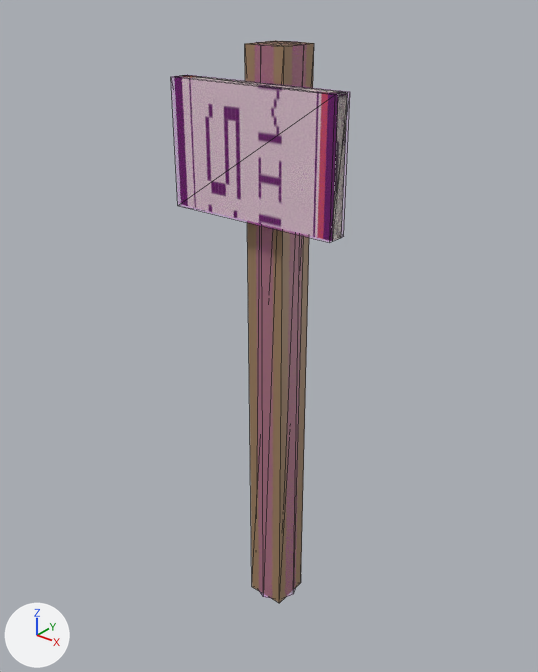
The COLLADA model beamng-props/mile-marker/export/dae/milemarker_052.dae as it was, and as the next commit left it.
Rendered twice from a 50 mm camera at (0.994, -1.277, 1.576) aimed at (-0.024, -0.004, 0.786). The lights are fixed; the arrows at lower left show +X, +Y and +Z. The first picture is the older version. Mesh edges are drawn as thin lines. Where no turn or scale is listed for an object, it has been applied to the vertices.

The first picture shows 'Colmesh_post-1', 'Colmesh_sign-1', 'post', 'sign'.
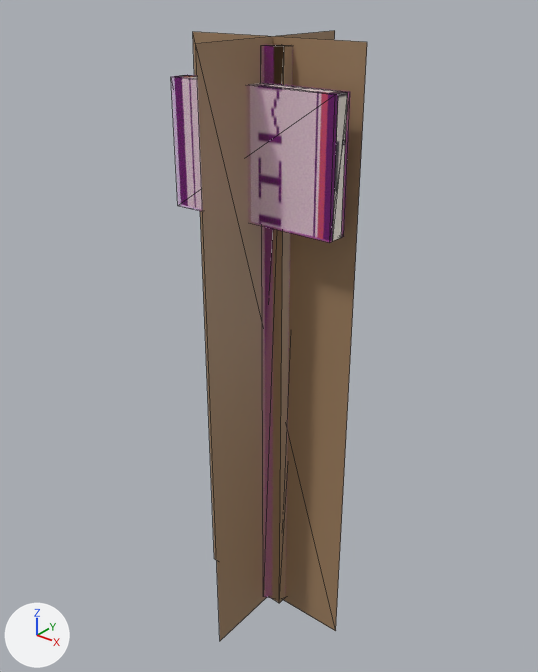
Not visible in the pictures: 'milemarker_052_a200'.

The newer file is also turned or shifted as a whole; pictures and numbers use the older file's frame.

Location of each change, (x1, y1, x2, y2) in pixels of the pictures (538 x 672 px):
'milemarker_052_a50', added (brown): after (193, 30, 367, 641)
'post', deleted (brown): before (245, 41, 314, 603)
'milemarker_052_a800', now drawn: after (177, 44, 347, 603)
    faces in mat_wood_051 (brown #a08161): (268, 44, 292, 603)
    faces in mat_sign_051 (picture img_mile_052_png): (177, 75, 347, 240)
'sign', deleted: before (177, 75, 347, 240)

Edits to the bpy script that builds the scene:
```text
Add me_milemarker_052_a800:
    me_milemarker_052_a800.from_pydata(...)  # a box spanning x -0.05..0.05, y -0.05..0.05, z 0.0..1.45, material slot 0; a box spanning x -0.21..0.21, y -0.095..-0.065, z 1.1..1.38, material slot 1
    me_milemarker_052_a800.materials.append(mat_wood_051)  # brown #a08161
    me_milemarker_052_a800.materials.append(mat_sign_051)  # picture img_mile_052_png
Add me_milemarker_052_a50:
    me_milemarker_052_a50.from_pydata([(-0.22, 0.0, -0.014), (0.22, 0.0, -0.014), (0.22, 0.0, 1.464), (-0.22, 0.0, 1.464), (0.0, -0.22, -0.014), (0.0, 0.22, -0.014), (0.0, 0.22, 1.464), (0.0, -0.22, 1.464)], [], [(1, 3, 0), (5, 7, 4), (1, 2, 3), (5, 6, 7)])
    me_milemarker_052_a50.materials.append(mat_wood_051)  # brown #a08161
Add me_milemarker_052_a200:
    me_milemarker_052_a200.from_pydata(...)  # 10 vertices, 12 faces; spans x -0.21..0.21, y -0.062..0.072, z 0.0..1.45
    # faces by material slot: [8, 4]
    me_milemarker_052_a200.materials.append(mat_wood_051)  # brown #a08161
    me_milemarker_052_a200.materials.append(mat_sign_051)  # picture img_mile_052_png
Change ob_milemarker_052_a800:
    ob_milemarker_052_a800: bpy.data.objects.new('milemarker_052_a800', None) -> bpy.data.objects.new('milemarker_052_a800', me_milemarker_052_a800)
Remove ob_post:
    ob_post = bpy.data.objects.new('post', me_cube)
    ob_post.location = (0.0, 0.0, 0.725)
Remove ob_sign:
    ob_sign = bpy.data.objects.new('sign', me_cube_001)
    ob_sign.location = (0.0, -0.08, 1.24)
Add ob_milemarker_052_a50:
    ob_milemarker_052_a50 = bpy.data.objects.new('milemarker_052_a50', me_milemarker_052_a50)
    ob_milemarker_052_a50.location = (0.0, -0.022, 0.0)
Add ob_milemarker_052_a200:
    ob_milemarker_052_a200 = bpy.data.objects.new('milemarker_052_a200', me_milemarker_052_a200)
    ob_milemarker_052_a200.location = (0.0, -0.022, 0.0)
```
